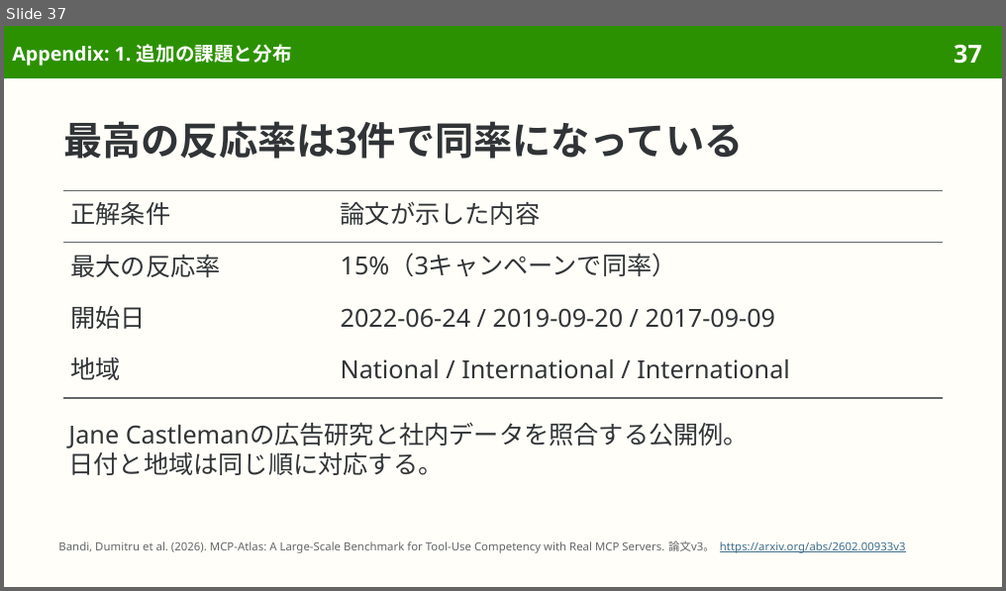
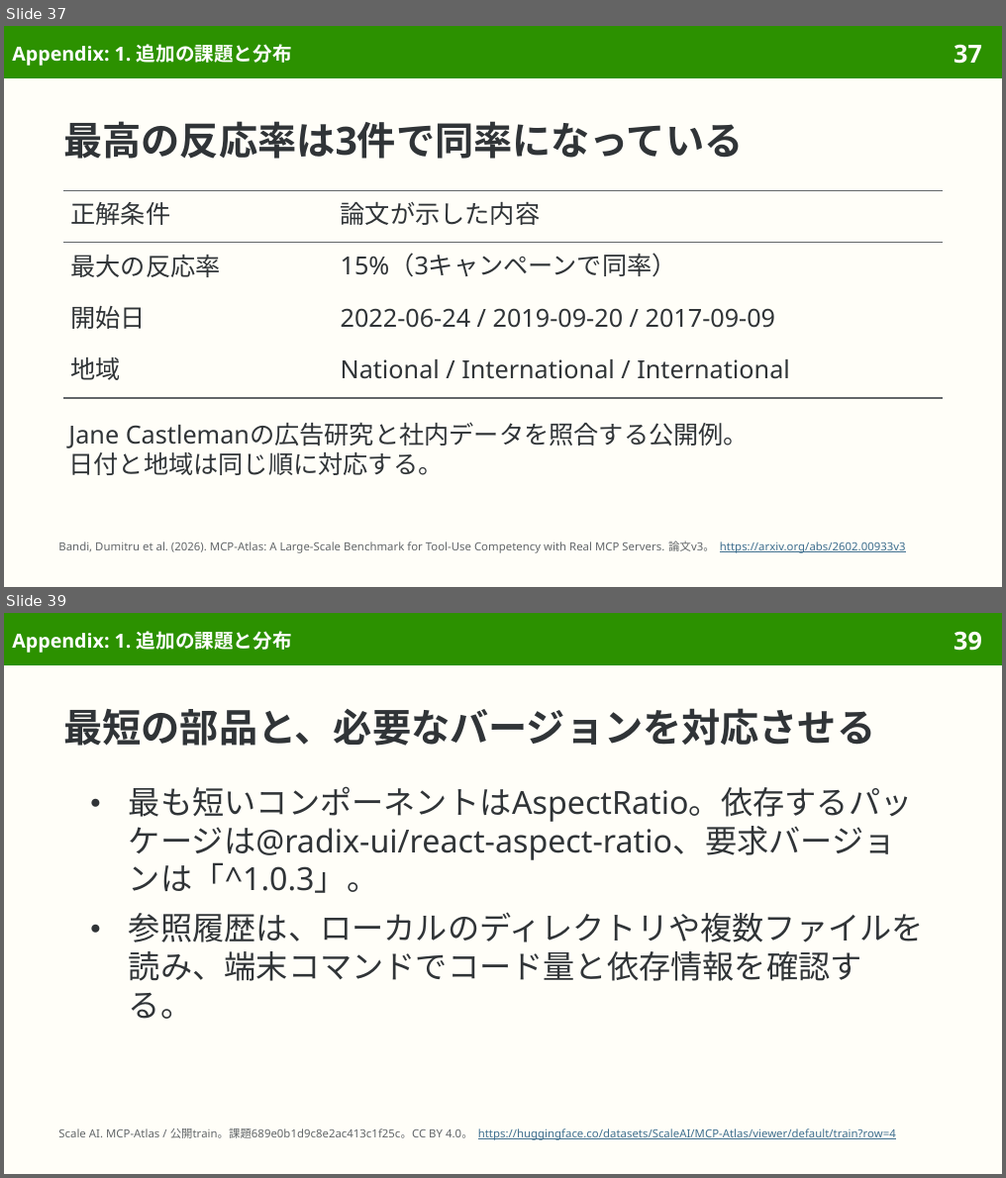
Before and after one commit to sasakiy84/datasets-in-10-minutes, a slide deck: slides/datasets-in-10-minutes-mcp-atlas.pptx. Shown one above the other, each under a label of ours: slide 37 before the commit, slides 37 and 39 after it; the slides between them are not shown. The pictures are 1006x591 and 1006x1178 pixels, drawn with LibreOffice and Linux fonts; fonts in the diff are those of the drawing. Boxes give left, top, right and bottom in pixels: in the first picture for what was removed or moved away, otherwise in the second. Text is boxed around its words. In the diff, an @@ line names an element or a change of style, - is before the commit and + after.

Commit message:
Expand MCP Atlas appendix to ten genuine additional examples

```diff
--- a/slides/datasets-in-10-minutes-mcp-atlas.pptx
+++ b/slides/datasets-in-10-minutes-mcp-atlas.pptx
@@ slide 39 added at bbox=[4, 613, 1002, 1174], background #FFFEF8; not listed: 2 template elements that a slide beside it also shows @@
@@ title added at bbox=[12, 631, 292, 653], 14 pt, text #FFFFFF, bold @@
+Appendix: 1. 追加の課題と分布
@@ title added at bbox=[63, 708, 875, 746], 28 pt, text #303437, bold @@
+最短の部品と、必要なバージョンを対応させる
@@ text added at bbox=[129, 786, 924, 1019], 23 pt, text #303437 @@
+● 最も短いコンポーネントはAspectRatio。依存するパッケージは@radix-ui/react-aspect-ratio、要求バージョンは「^1.0.3」。
+● 参照履歴は、ローカルのディレクトリや複数ファイルを読み、端末コマンドでコード量と依存情報を確認する。
@@ text added at bbox=[58, 1129, 896, 1141], 8.1 pt, text #3F6F8F, underline @@
+Scale AI. MCP-Atlas / 公開train。課題689e0b1d9c8e2ac413c1f25c。CC BY 4.0。 https://huggingface.co/datasets/ScaleAI/MCP-Atlas/viewer/default/train?row=4
```
Also in this commit, not shown: 1 slide changed, 17 other slides added, 4 other files.
